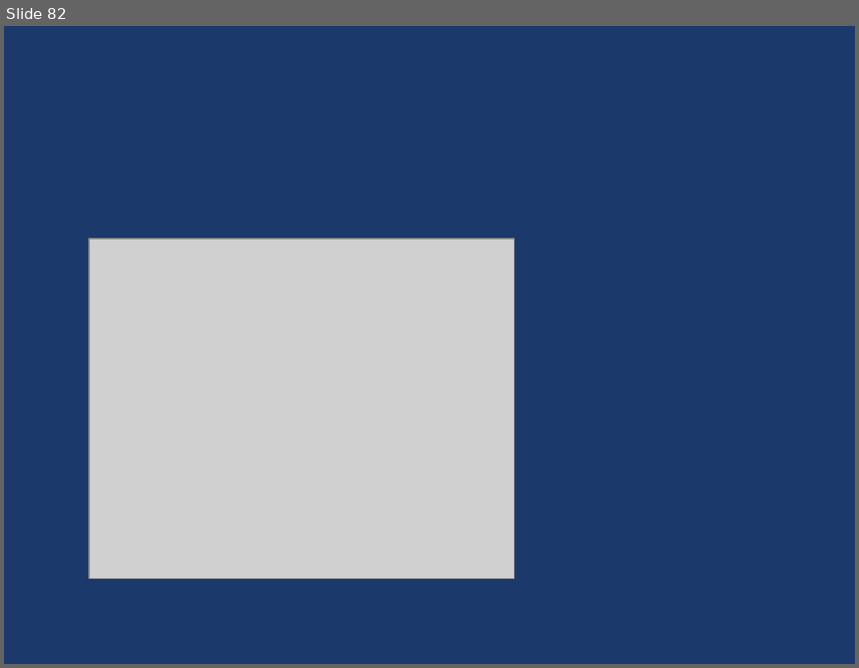
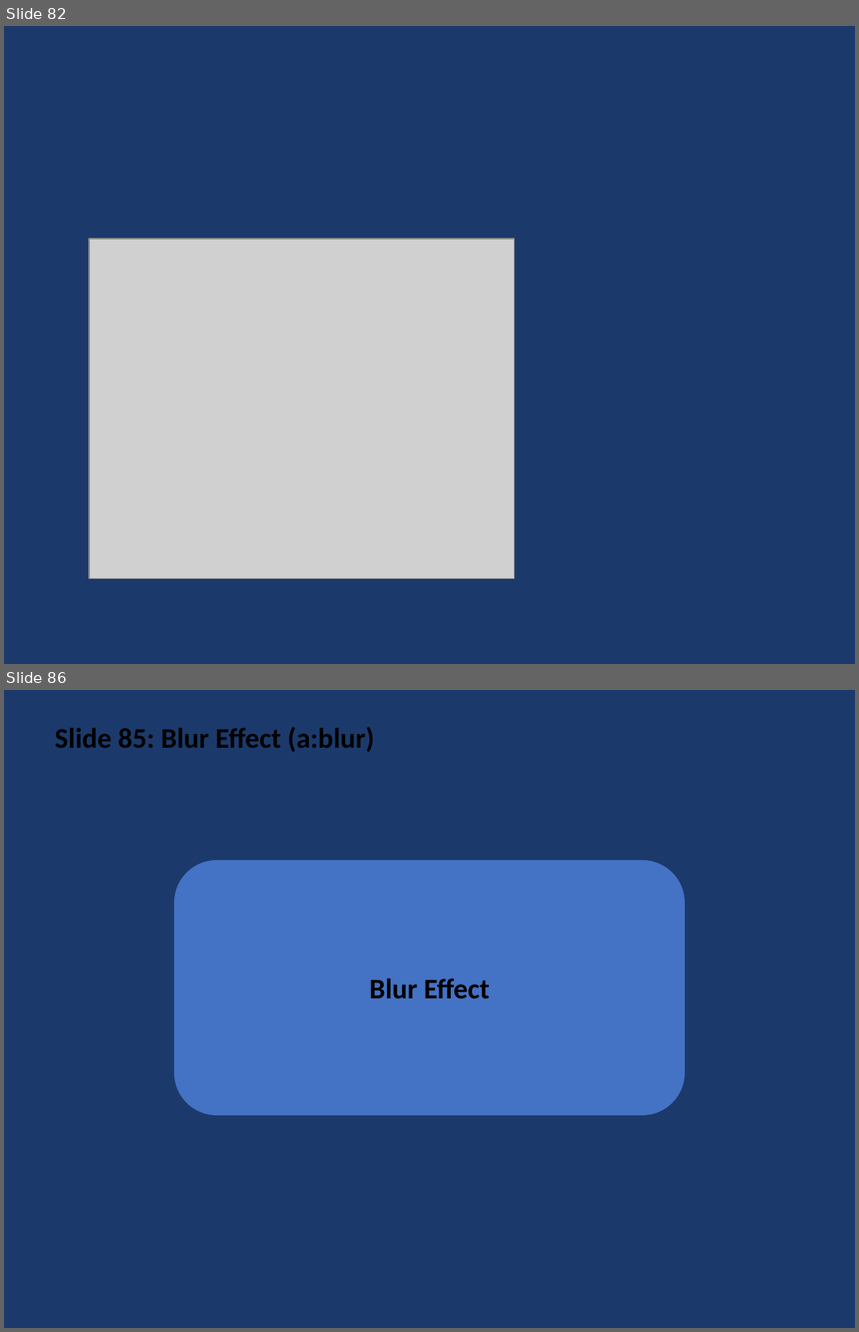
Before and after one commit to t-ujiie-g/pptx-svg, a slide deck: test_fixtures/test_features.pptx. Shown one above the other, each under a label of ours: slide 82 before the commit, slides 82 and 86 after it; the slides between them are not shown. The pictures are 859x668 and 859x1332 pixels, drawn with LibreOffice and Linux fonts; fonts in the diff are those of the drawing; grey boxes stand for pictures. Boxes give left, top, right and bottom in pixels: in the first picture for what was removed or moved away, otherwise in the second. Text is boxed around its words. In the diff, an @@ line names an element or a change of style, - is before the commit and + after.

```diff
--- a/test_fixtures/test_features.pptx
+++ b/test_fixtures/test_features.pptx
@@ slide 86 added at [4, 690, 855, 1328], background #1B3A6B @@
@@ text added at [55, 726, 374, 752], 24 pt, text #000000, bold @@
+Slide 85: Blur Effect (a:blur)
@@ rounded rectangle added at [174, 860, 685, 1116], fill #4472C4, 24 pt, text #000000, bold @@
+Blur Effect
```
Also in this commit, not shown: 19 other files.
